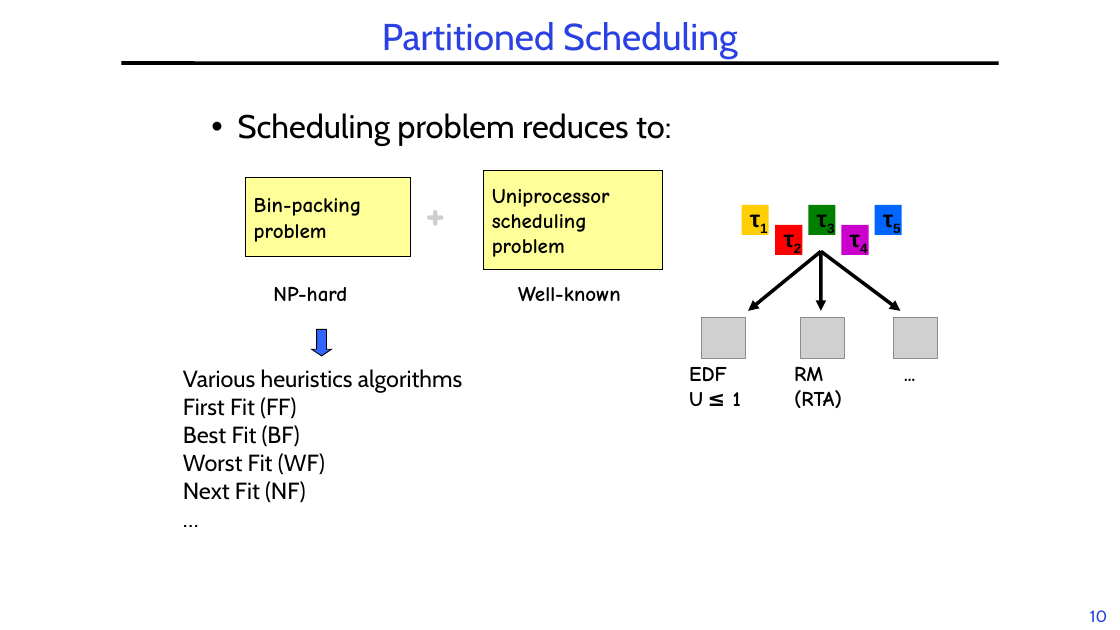
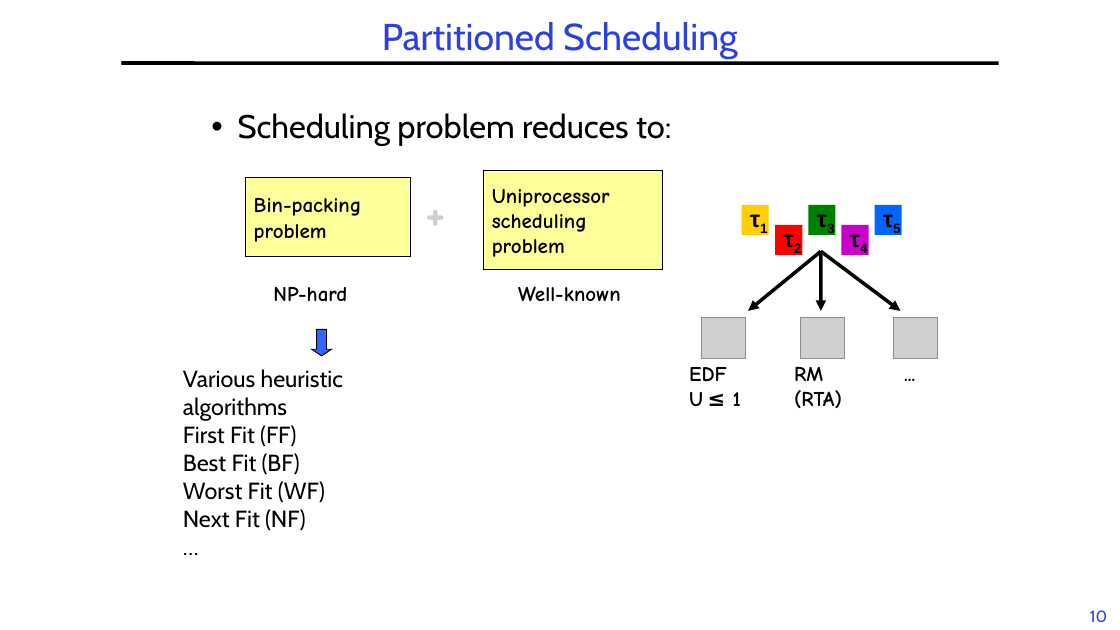
Before and after one commit to guhofstra/CSC256Fa25, a slide deck: slide 10 of PPTs/L6-RTScheduling II.pptx. Drawn at 1120x630 pixels with LibreOffice and Linux fonts; fonts in the diff are those of the drawing; grey boxes stand for pictures. Boxes give left, top, right and bottom in pixels: in the first picture for what was removed or moved away, otherwise in the second. Text is boxed around its words. In the diff, an @@ line names an element or a change of style, - is before the commit and + after.

```diff
--- a/PPTs/L6-RTScheduling II.pptx
+++ b/PPTs/L6-RTScheduling II.pptx
@@ text at box(183, 369, 343, 421): text changed @@
-Various heuristics algorithms
+Various heuristic algorithms
```
Also in this commit, not shown: 9 other slides changed, 4 other files.
